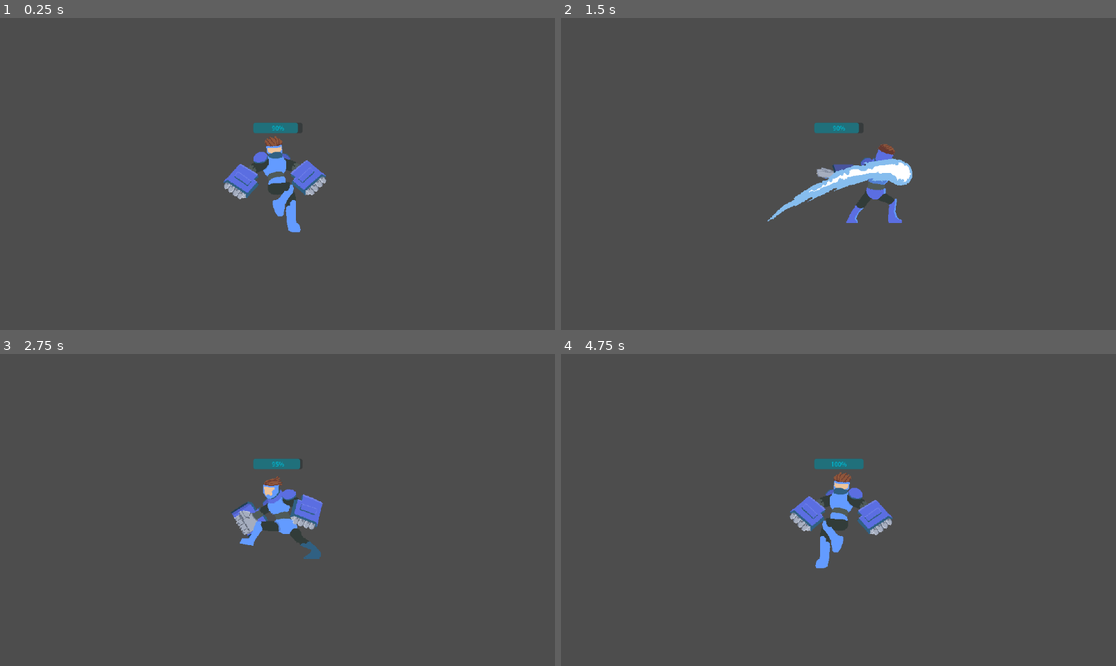
Above: before the commit, frames 1-4 (two rows, left to right).
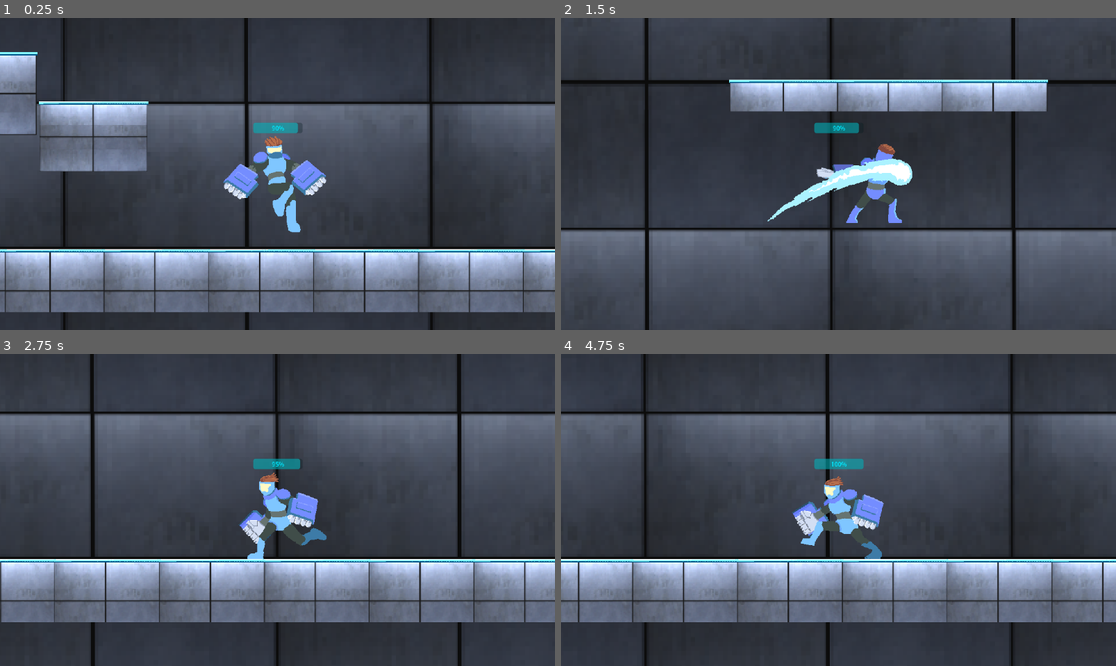
Above: after the commit, the same moments.

Repository: Frost89/Tavern_Jam_Autumn
Game: Godot game, scene res://Scenes/Sandbox_scene_A.tscn
Same seed, same stepped clock (60 frames per second), same inputs: the game is played once before the commit and once after it. Before the commit the project starts from res://Scenes/Sandbox_scene.tscn.
Inputs:
- Up to frame 1 (0.25 s): no input
- Up to frame 2 (1.5 s): hold D (Right) from 0.53 s (still down); tap Space (Jump) at 0.6, 0.77, 1.07 s; tap E (Punch) at 1.35 s
- Up to frame 3 (2.75 s): tap Space (Jump) at 1.52, 1.55, 1.82, 2.3 s; release D (Right) at 2.03 s; hold A (Left) from 2.03 s (still down); tap F (SimHit) at 2.1 s
- Up to frame 4 (4.75 s): release A (Left) at 2.78 s; hold D (Right) 2.78-4.28 s; tap Space (Jump) at 2.85, 3.02, 3.32, 3.77, 3.8, 4.07, 4.52, 4.55 s; tap E (Punch) at 3.6 s; hold A (Left) from 4.28 s (still down); tap F (SimHit) at 4.35 s

The runs differ from the first frame. In frame 1, 76% of the frame differs, in the area x 0-100%, y 0-100%; in frame 2, 62%; in frame 3, 67%; in frame 4, 73%.

Commit message:
- Added Double Jump - Made Scene A the main scene

Diff:
--- a/Scenes/Sandbox_scene.tscn
+++ b/Scenes/Sandbox_scene.tscn
@@ -1,7 +1,6 @@
-[gd_scene load_steps=4 format=3 uid="uid://emw3f4bv4lnj"]
+[gd_scene load_steps=3 format=3 uid="uid://emw3f4bv4lnj"]
 
 [ext_resource type="PackedScene" uid="uid://d10c637vwyfos" path="res://Scenes/proto.tscn" id="1_3fnmi"]
-[ext_resource type="Texture2D" uid="uid://dj3ncdy3oemj5" path="res://icon.svg" id="2_5l6lw"]
 
 [sub_resource type="RectangleShape2D" id="RectangleShape2D_yatvs"]
 size = Vector2(1148, 54)
@@ -17,7 +16,6 @@
 [node name="Sprite2D" type="Sprite2D" parent="Platform_Ground"]
 position = Vector2(16, 102)
 scale = Vector2(8.94531, 0.414063)
-texture = ExtResource("2_5l6lw")
 
 [node name="CollisionShape2D" type="CollisionShape2D" parent="Platform_Ground"]
 position = Vector2(19, 103)
@@ -29,7 +27,6 @@
 [node name="Sprite2D" type="Sprite2D" parent="Platform_Ground2"]
 position = Vector2(16, 102)
 scale = Vector2(8.94531, 0.414063)
-texture = ExtResource("2_5l6lw")
 
 [node name="CollisionShape2D" type="CollisionShape2D" parent="Platform_Ground2"]
 position = Vector2(19, 103)
--- a/Scenes/proto.tscn
+++ b/Scenes/proto.tscn
@@ -63,6 +63,58 @@
 "values": [2, 2, 2]
 }
 
+[sub_resource type="Animation" id="Animation_uruee"]
+resource_name = "GroundDamage"
+length = 0.3
+tracks/0/type = "value"
+tracks/0/imported = false
+tracks/0/enabled = true
+tracks/0/path = NodePath("Sprite2D:texture")
+tracks/0/interp = 1
+tracks/0/loop_wrap = true
+tracks/0/keys = {
+"times": PackedFloat32Array(0),
+"transitions": PackedFloat32Array(1),
+"update": 1,
+"values": [ExtResource("6_dul15")]
+}
+tracks/1/type = "value"
+tracks/1/imported = false
+tracks/1/enabled = true
+tracks/1/path = NodePath("Sprite2D:hframes")
+tracks/1/interp = 1
+tracks/1/loop_wrap = true
+tracks/1/keys = {
+"times": PackedFloat32Array(0),
+"transitions": PackedFloat32Array(1),
+"update": 1,
+"values": [3]
+}
+tracks/2/type = "value"
+tracks/2/imported = false
+tracks/2/enabled = true
+tracks/2/path = NodePath("Sprite2D:vframes")
+tracks/2/interp = 1
+tracks/2/loop_wrap = true
+tracks/2/keys = {
+"times": PackedFloat32Array(0),
+"transitions": PackedFloat32Array(1),
+"update": 1,
+"values": [1]
+}
+tracks/3/type = "value"
+tracks/3/imported = false
+tracks/3/enabled = true
+tracks/3/path = NodePath("Sprite2D:frame")
+tracks/3/interp = 1
+tracks/3/loop_wrap = true
+tracks/3/keys = {
+"times": PackedFloat32Array(0, 0.1, 0.2),
+"transitions": PackedFloat32Array(1, 1, 1),
+"update": 1,
+"values": [0, 1, 2]
+}
+
 [sub_resource type="Animation" id="Animation_xno2e"]
 resource_name = "Idle"
 loop_mode = 1
@@ -165,6 +217,58 @@
 "transitions": PackedFloat32Array(1, 1),
 "update": 1,
 "values": [0, 1]
+}
+
+[sub_resource type="Animation" id="Animation_rvgkv"]
+resource_name = "OnAirDamage"
+length = 0.3
+tracks/0/type = "value"
+tracks/0/imported = false
+tracks/0/enabled = true
+tracks/0/path = NodePath("Sprite2D:texture")
+tracks/0/interp = 1
+tracks/0/loop_wrap = true
+tracks/0/keys = {
+"times": PackedFloat32Array(0),
+"transitions": PackedFloat32Array(1),
+"update": 1,
+"values": [ExtResource("7_ptau0")]
+}
+tracks/1/type = "value"
+tracks/1/imported = false
+tracks/1/enabled = true
+tracks/1/path = NodePath("Sprite2D:hframes")
+tracks/1/interp = 1
+tracks/1/loop_wrap = true
+tracks/1/keys = {
+"times": PackedFloat32Array(0),
+"transitions": PackedFloat32Array(1),
+"update": 1,
+"values": [3]
+}
+tracks/2/type = "value"
+tracks/2/imported = false
+tracks/2/enabled = true
+tracks/2/path = NodePath("Sprite2D:vframes")
+tracks/2/interp = 1
+tracks/2/loop_wrap = true
+tracks/2/keys = {
+"times": PackedFloat32Array(0),
+"transitions": PackedFloat32Array(1),
+"update": 1,
+"values": [1]
+}
+tracks/3/type = "value"
+tracks/3/imported = false
+tracks/3/enabled = true
+tracks/3/path = NodePath("Sprite2D:frame")
+tracks/3/interp = 1
+tracks/3/loop_wrap = true
+tracks/3/keys = {
+"times": PackedFloat32Array(0, 0.1, 0.2),
+"transitions": PackedFloat32Array(1, 1, 1),
+"update": 1,
+"values": [0, 1, 2]
 }
 
 [sub_resource type="Animation" id="Animation_pwyyi"]
@@ -321,110 +425,6 @@
 "transitions": PackedFloat32Array(1, 1, 1, 1, 1, 1, 1, 1),
 "update": 1,
 "values": [0, 1, 2, 3, 4, 5, 6, 7]
-}
-
-[sub_resource type="Animation" id="Animation_uruee"]
-resource_name = "GroundDamage"
-length = 0.3
-tracks/0/type = "value"
-tracks/0/imported = false
-tracks/0/enabled = true
-tracks/0/path = NodePath("Sprite2D:texture")
-tracks/0/interp = 1
-tracks/0/loop_wrap = true
-tracks/0/keys = {
-"times": PackedFloat32Array(0),
-"transitions": PackedFloat32Array(1),
-"update": 1,
-"values": [ExtResource("6_dul15")]
-}
-tracks/1/type = "value"
-tracks/1/imported = false
-tracks/1/enabled = true
-tracks/1/path = NodePath("Sprite2D:hframes")
-tracks/1/interp = 1
-tracks/1/loop_wrap = true
-tracks/1/keys = {
-"times": PackedFloat32Array(0),
-"transitions": PackedFloat32Array(1),
-"update": 1,
-"values": [3]
-}
-tracks/2/type = "value"
-tracks/2/imported = false
-tracks/2/enabled = true
-tracks/2/path = NodePath("Sprite2D:vframes")
-tracks/2/interp = 1
-tracks/2/loop_wrap = true
-tracks/2/keys = {
-"times": PackedFloat32Array(0),
-"transitions": PackedFloat32Array(1),
-"update": 1,
-"values": [1]
-}
-tracks/3/type = "value"
-tracks/3/imported = false
-tracks/3/enabled = true
-tracks/3/path = NodePath("Sprite2D:frame")
-tracks/3/interp = 1
-tracks/3/loop_wrap = true
-tracks/3/keys = {
-"times": PackedFloat32Array(0, 0.1, 0.2),
-"transitions": PackedFloat32Array(1, 1, 1),
-"update": 1,
-"values": [0, 1, 2]
-}
-
-[sub_resource type="Animation" id="Animation_rvgkv"]
-resource_name = "OnAirDamage"
-length = 0.3
-tracks/0/type = "value"
-tracks/0/imported = false
-tracks/0/enabled = true
-tracks/0/path = NodePath("Sprite2D:texture")
-tracks/0/interp = 1
-tracks/0/loop_wrap = true
-tracks/0/keys = {
-"times": PackedFloat32Array(0),
-"transitions": PackedFloat32Array(1),
-"update": 1,
-"values": [ExtResource("7_ptau0")]
-}
-tracks/1/type = "value"
-tracks/1/imported = false
-tracks/1/enabled = true
-tracks/1/path = NodePath("Sprite2D:hframes")
-tracks/1/interp = 1
-tracks/1/loop_wrap = true
-tracks/1/keys = {
-"times": PackedFloat32Array(0),
-"transitions": PackedFloat32Array(1),
-"update": 1,
-"values": [3]
-}
-tracks/2/type = "value"
-tracks/2/imported = false
-tracks/2/enabled = true
-tracks/2/path = NodePath("Sprite2D:vframes")
-tracks/2/interp = 1
-tracks/2/loop_wrap = true
-tracks/2/keys = {
-"times": PackedFloat32Array(0),
-"transitions": PackedFloat32Array(1),
-"update": 1,
-"values": [1]
-}
-tracks/3/type = "value"
-tracks/3/imported = false
-tracks/3/enabled = true
-tracks/3/path = NodePath("Sprite2D:frame")
-tracks/3/interp = 1
-tracks/3/loop_wrap = true
-tracks/3/keys = {
-"times": PackedFloat32Array(0, 0.1, 0.2),
-"transitions": PackedFloat32Array(1, 1, 1),
-"update": 1,
-"values": [0, 1, 2]
 }
 
 [sub_resource type="AnimationLibrary" id="AnimationLibrary_pu7cp"]
--- a/Scripts/CharacterController.gd
+++ b/Scripts/CharacterController.gd
@@ -5,6 +5,8 @@
 #Game Manager variables
 var game_end = false
 var is_hit = false
+var jump_max = 2
+var jump_count = 0
 
 @export var speed = 500 #increased speed - mango - bet
 @export var jump_velocity = -800 #increased jump - mango - bet
@@ -114,8 +116,13 @@
 		move_and_slide()
 
 	#Jumping
-	if Input.is_action_just_pressed("Jump") and is_on_floor():
+	if Input.is_action_just_pressed("Jump") and jump_count<jump_max:
 		velocity.y = jump_velocity
+		jump_count += 1
+
+	#Reset jump_count:
+	if is_on_floor() and jump_count!=0 :
+		jump_count = 0
 
 
 func check_game_end():
--- a/project.godot
+++ b/project.godot
@@ -11,7 +11,7 @@
 [application]
 
 config/name="Tavern Jam Autumn"
-run/main_scene="res://Scenes/Sandbox_scene.tscn"
+run/main_scene="res://Scenes/Sandbox_scene_A.tscn"
 config/features=PackedStringArray("4.1", "GL Compatibility")
 config/icon="res://icon.svg"
 
Not shown: 1 places in Scenes/Sandbox_scene_A.tscn that only renumber resources
